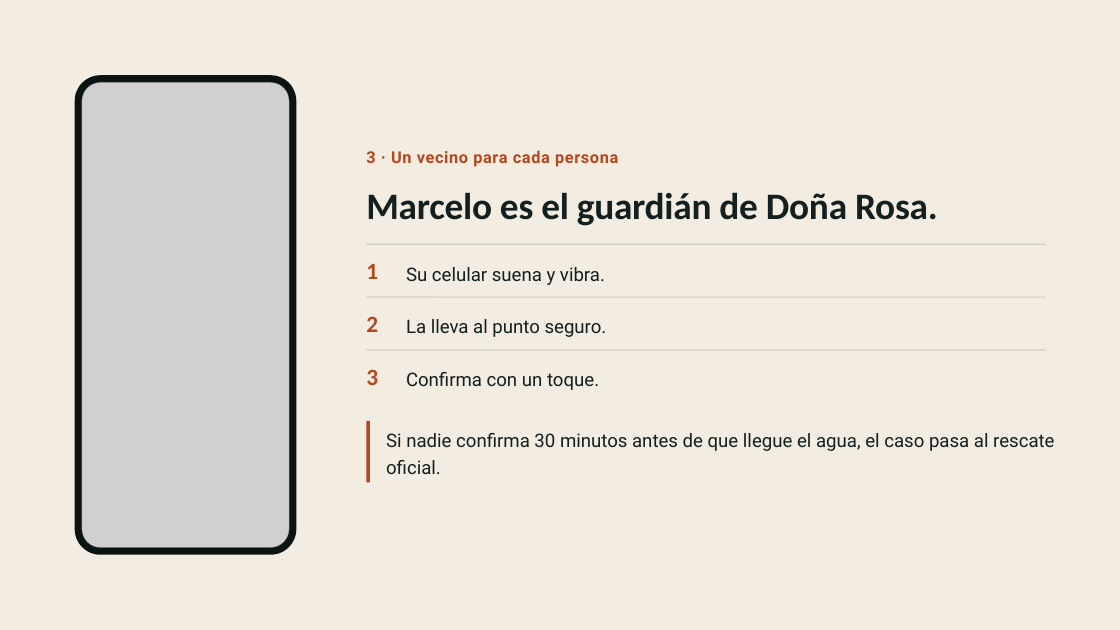
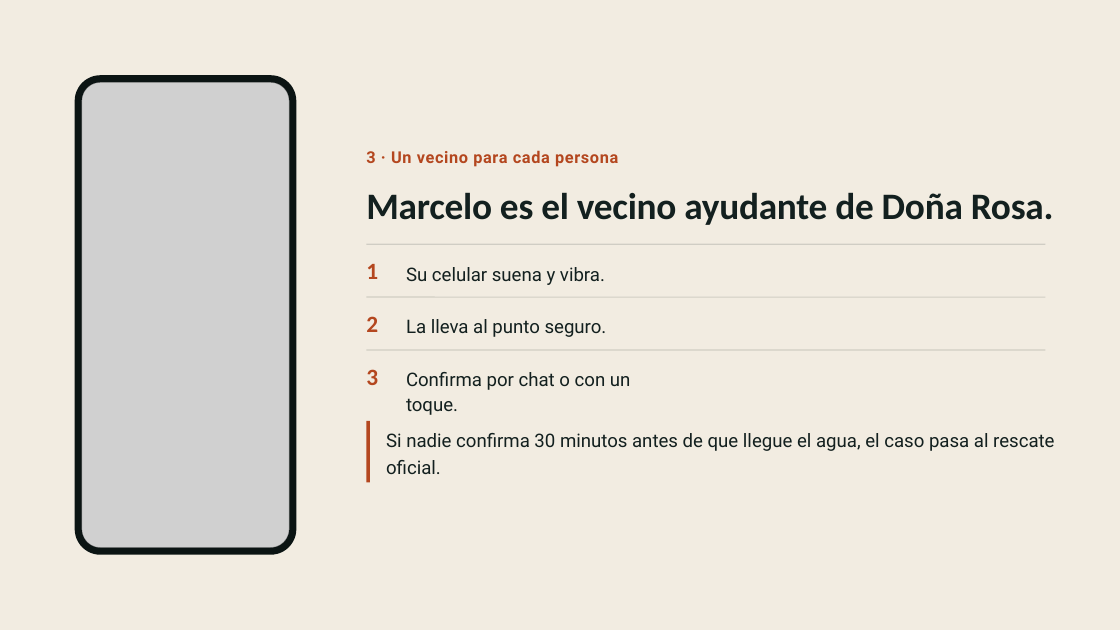
Before and after one commit to NeckHurtttt/birria-tech, a slide deck: slide 8 of El Río Suena · Pitch.pptx. Drawn at 1120x630 pixels with LibreOffice and Linux fonts; fonts in the diff are those of the drawing; grey boxes stand for pictures. Boxes give left, top, right and bottom in pixels: in the first picture for what was removed or moved away, otherwise in the second. Text is boxed around its words. In the diff, an @@ line names an element or a change of style, - is before the commit and + after.

```diff
--- a/El Río Suena · Pitch.pptx
+++ b/El Río Suena · Pitch.pptx
@@ title at bbox=[366, 192, 1054, 225]: text changed @@
-Marcelo es el guardián de Doña Rosa.
+Marcelo es el vecino ayudante de Doña Rosa.
@@ text at bbox=[406, 372, 631, 415]: text changed @@
-Confirma con un toque.
+Confirma por chat o con un toque.
```
Also in this commit, not shown: 8 other files.
